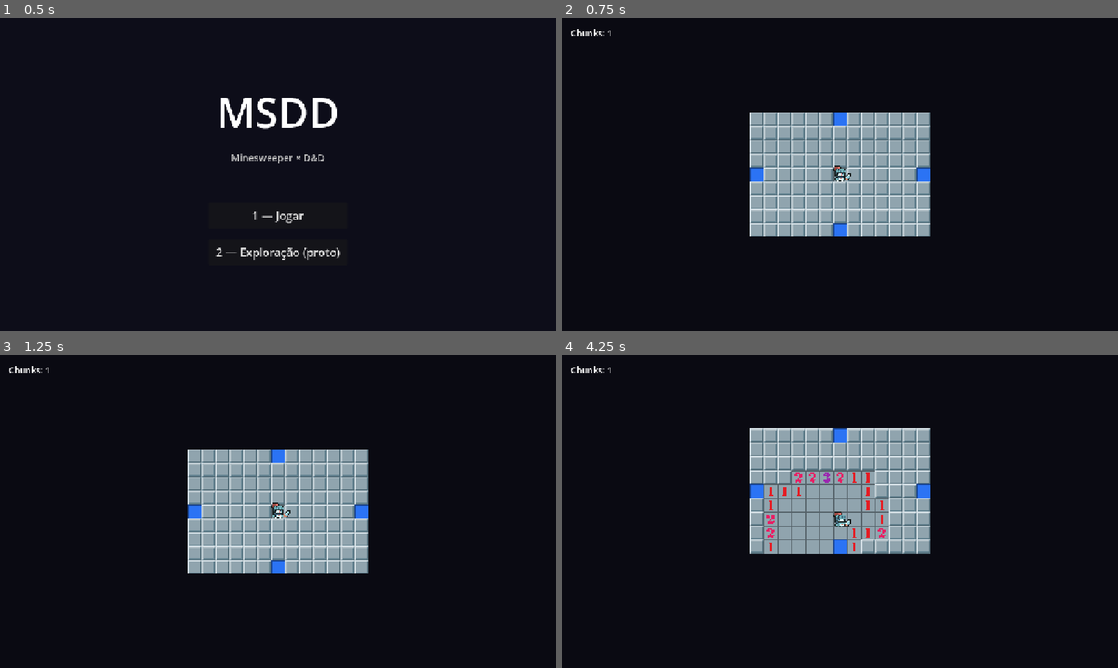
Above: before the commit, frames 1-4 (two rows, left to right).
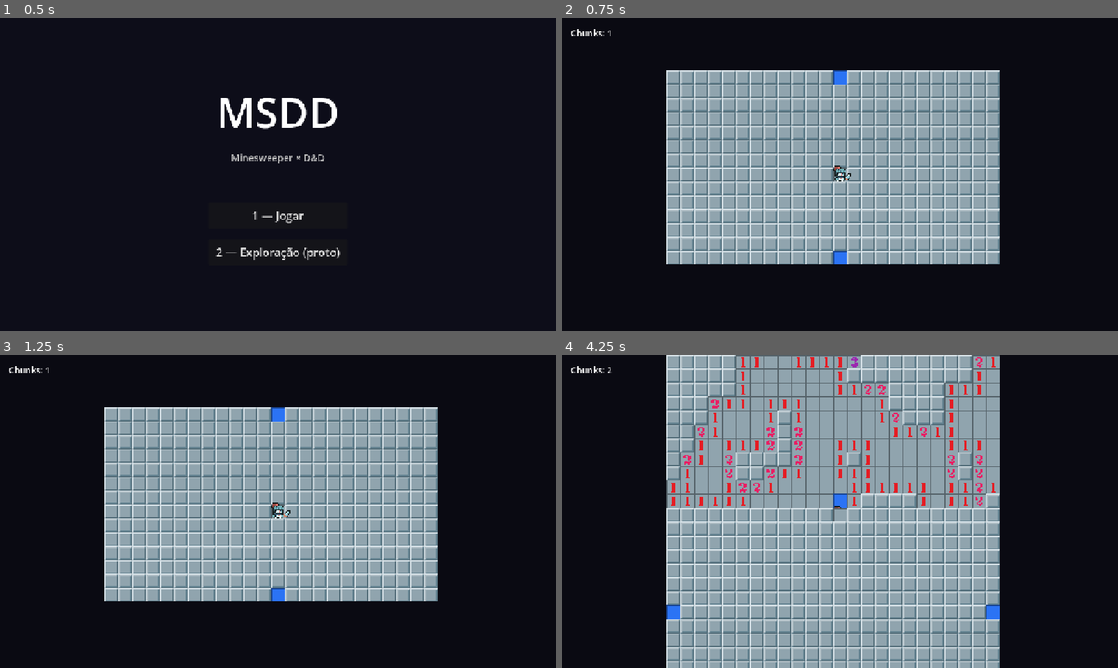
Above: after the commit, the same moments.

Repository: heliosalesjr/MSDD
Game: Godot game, scene res://menu.tscn
Same seed, same stepped clock (60 frames per second), same inputs: the game is played once before the commit and once after it.
Inputs (mouse positions are in pixels of both pictures, inside the frame that each line leads up to):
- Up to frame 1 (0.5 s): no input
- Up to frame 2 (0.75 s): click "2 — Exploração (proto)" at 0.5 s
- Up to frame 3 (1.25 s): no input
- Up to frame 4 (4.25 s): tap Enter at 1.25, 2.85 s; move the mouse to (962, 495) at 1.27 s; tap R at 1.35 s; click (962, 495) at 1.42 s; tap Space at 2 s; move the mouse to (728, 527) at 2.02 s; tap 1 at 2.1 s; click (728, 527) at 2.17 s; move the mouse to (895, 442) at 2.77 s; click (895, 442) at 2.92 s; move the mouse to (812, 574) at 3.52 s; tap Keypad Enter at 3.6 s; click (812, 574) at 3.67 s

Frame 1 is identical in both runs. In frame 2, 25% of the frame differs, in the area x 18-79%, y 16-79%; in frame 3, 25%; in frame 4, 53%, in the area x 8-79%, y 0-100%.

Commit message:
bug fixes

Diff:
--- a/msdd/explore.gd
+++ b/msdd/explore.gd
@@ -1,23 +1,31 @@
 extends Node2D
 
-const CHUNK_W := 13
-const CHUNK_H := 9
+const CHUNK_W := 24
+const CHUNK_H := 14
 const TILE_SIZE := 16
 const SCALE_FACTOR := 2
 const CELL_PX := TILE_SIZE * SCALE_FACTOR
-const CHUNK_BOMBS := 12
+const CHUNK_BOMBS := 35
 const KNIGHT_SCALE := 2
 
 const PORTAL_COLOR := Color(0.3, 0.7, 1.4)
+
+const AXIS_VERTICAL := 0    # portais N/S
+const AXIS_HORIZONTAL := 1  # portais E/W
+
+const NO_CHUNK := Vector2i(2147483647, 2147483647)
 
 const KnightScene := preload("res://knight.tscn")
 
 var world_tiles: Dictionary = {}         # Vector2i (world tile) -> Tile
 var chunks_spawned: Dictionary = {}      # Vector2i (chunk coord) -> true
+var chunk_orientation: Dictionary = {}   # Vector2i (chunk coord) -> AXIS_*
+var chunk_entry: Dictionary = {}         # Vector2i (chunk coord) -> Vector2i (world tile)
 var portals_by_pos: Dictionary = {}      # Vector2i (world tile) -> true
 
 var knight: CharacterBody2D
 var game_over: bool = false
+var first_click_done: bool = false
 
 var world_root: Node2D
 var background: ColorRect
@@ -136,38 +144,53 @@
 	knight.set_tile(center)
 	knight.reached_target.connect(_on_knight_reached)
 
-	# Reveal center tile so BFS has a starting point that's revealed
 	var t: Tile = world_tiles[center]
 	if not t.is_bomb and t.state != Tile.State.REVEALED:
 		t.reveal()
 
-	# Camera attached to knight
 	var cam := Camera2D.new()
 	cam.position_smoothing_enabled = true
 	cam.position_smoothing_speed = 5.0
 	cam.make_current()
 	knight.add_child(cam)
 
-func _spawn_chunk(chunk_coord: Vector2i) -> void:
+func _spawn_chunk(chunk_coord: Vector2i, entry_from: Vector2i = NO_CHUNK) -> void:
 	if chunks_spawned.has(chunk_coord):
 		return
 	chunks_spawned[chunk_coord] = true
 
 	var origin: Vector2i = chunk_coord * Vector2i(CHUNK_W, CHUNK_H)
 
-	var portal_locals: Array[Vector2i] = [
-		Vector2i(CHUNK_W / 2, 0),
-		Vector2i(CHUNK_W / 2, CHUNK_H - 1),
-		Vector2i(0, CHUNK_H / 2),
-		Vector2i(CHUNK_W - 1, CHUNK_H / 2),
-	]
+	var axis: int = AXIS_VERTICAL if (randi() % 2) == 0 else AXIS_HORIZONTAL
+	chunk_orientation[chunk_coord] = axis
+
+	var portal_locals: Array[Vector2i] = []
+	if axis == AXIS_VERTICAL:
+		portal_locals = [
+			Vector2i(CHUNK_W / 2, 0),
+			Vector2i(CHUNK_W / 2, CHUNK_H - 1),
+		]
+	else:
+		portal_locals = [
+			Vector2i(0, CHUNK_H / 2),
+			Vector2i(CHUNK_W - 1, CHUNK_H / 2),
+		]
+
 	var portal_worlds: Array[Vector2i] = []
 	for pl in portal_locals:
 		portal_worlds.append(origin + pl)
 
-	var center_world: Vector2i = origin + Vector2i(CHUNK_W / 2, CHUNK_H / 2)
-
-	# Safe positions: portals + neighbors, and center + neighbors
+	# Entry tile — where player lands when arriving in this chunk
+	var entry_world: Vector2i
+	if entry_from == NO_CHUNK:
+		entry_world = origin + Vector2i(CHUNK_W / 2, CHUNK_H / 2)
+	else:
+		var from_chunk_coord: Vector2i = _world_to_chunk(entry_from)
+		var direction: Vector2i = chunk_coord - from_chunk_coord
+		entry_world = entry_from + direction
+	chunk_entry[chunk_coord] = entry_world
+
+	# Safe zone: 3x3 around each portal + 3x3 around entry
 	var safe_set := {}
 	for pw in portal_worlds:
 		for dy in [-1, 0, 1]:
@@ -175,9 +198,9 @@
 				safe_set[pw + Vector2i(dx, dy)] = true
 	for dy in [-1, 0, 1]:
 		for dx in [-1, 0, 1]:
-			safe_set[center_world + Vector2i(dx, dy)] = true
-
-	# Create tiles for this chunk
+			safe_set[entry_world + Vector2i(dx, dy)] = true
+
+	# Create tiles
 	for local_y in CHUNK_H:
 		for local_x in CHUNK_W:
 			var wp: Vector2i = origin + Vector2i(local_x, local_y)
@@ -188,7 +211,7 @@
 			world_root.add_child(t)
 			world_tiles[wp] = t
 
-	# Place bombs on non-safe cells
+	# Place bombs (candidates = non-safe tiles in this chunk)
 	var candidates: Array[Vector2i] = []
 	for local_y in CHUNK_H:
 		for local_x in CHUNK_W:
@@ -200,7 +223,7 @@
 	for i in count:
 		world_tiles[candidates[i]].is_bomb = true
 
-	# Mark portals + pre-reveal + tint blue
+	# Portals: pre-revealed, blue tint via hint shader
 	for pw in portal_worlds:
 		portals_by_pos[pw] = true
 		var t: Tile = world_tiles[pw]
@@ -209,7 +232,12 @@
 		t.hint_color = PORTAL_COLOR
 		t.reveal()
 
-	# Recompute adjacencies in 3x3 chunks around this one (bombs might cross boundaries)
+	# Entry tile: always safe + revealed (may or may not be a portal)
+	var entry_tile: Tile = world_tiles[entry_world]
+	entry_tile.is_bomb = false
+	if entry_tile.state != Tile.State.REVEALED:
+		entry_tile.reveal()
+
 	_recompute_adjacencies_around(chunk_coord)
 
 	if status_label:
@@ -274,11 +302,58 @@
 	var t: Tile = world_tiles[tp]
 	if t.state == Tile.State.FLAGGED or t.state == Tile.State.REVEALED:
 		return
+	if not first_click_done:
+		first_click_done = true
+		_ensure_safe_first_click(tp)
 	if t.is_bomb:
 		_lose(t)
 		return
 	_flood_reveal(tp)
 	_check_and_walk()
+
+func _ensure_safe_first_click(tp: Vector2i) -> void:
+	# Move any bombs at tp + 8 neighbors to safe destinations elsewhere.
+	var to_move: Array[Vector2i] = []
+	for dy in [-1, 0, 1]:
+		for dx in [-1, 0, 1]:
+			var np: Vector2i = tp + Vector2i(dx, dy)
+			if world_tiles.has(np) and world_tiles[np].is_bomb:
+				to_move.append(np)
+	if to_move.is_empty():
+		return
+
+	# Candidate destinations: non-bomb, not adjacent to tp, not a portal
+	var destinations: Array[Vector2i] = []
+	for wp in world_tiles.keys():
+		var wt: Tile = world_tiles[wp]
+		if wt.is_bomb:
+			continue
+		if portals_by_pos.has(wp):
+			continue
+		var d: Vector2i = wp - tp
+		if maxi(absi(d.x), absi(d.y)) <= 1:
+			continue
+		destinations.append(wp)
+	destinations.shuffle()
+
+	var moved := 0
+	for src in to_move:
+		if moved >= destinations.size():
+			break
+		world_tiles[src].is_bomb = false
+		world_tiles[destinations[moved]].is_bomb = true
+		moved += 1
+
+	# Recompute adjacencies for all tiles (bombs moved, counts may shift anywhere)
+	for wp in world_tiles.keys():
+		var wt: Tile = world_tiles[wp]
+		if wt.is_bomb:
+			continue
+		var new_count: int = _count_bombs_around(wp)
+		if new_count != wt.adjacent_bombs:
+			wt.adjacent_bombs = new_count
+			if wt.state == Tile.State.REVEALED:
+				wt._update_visual()
 
 func _flood_reveal(start: Vector2i) -> void:
 	var queue: Array[Vector2i] = [start]
@@ -343,9 +418,16 @@
 		return
 	if not portals_by_pos.has(tile_pos):
 		return
-	_try_spawn_adjacent_chunk(tile_pos)
-
-func _try_spawn_adjacent_chunk(portal_world_pos: Vector2i) -> void:
+	var new_chunk: Vector2i = _try_spawn_adjacent_chunk(tile_pos)
+	if new_chunk == NO_CHUNK:
+		return
+	# Auto-walk 1 tile into new chunk (to entry tile)
+	var entry: Vector2i = chunk_entry[new_chunk]
+	if entry != tile_pos:
+		var step_path: Array[Vector2i] = [knight.tile_pos, entry]
+		knight.walk_along_path(step_path)
+
+func _try_spawn_adjacent_chunk(portal_world_pos: Vector2i) -> Vector2i:
 	var chunk_coord: Vector2i = _world_to_chunk(portal_world_pos)
 	var origin: Vector2i = chunk_coord * Vector2i(CHUNK_W, CHUNK_H)
 	var local: Vector2i = portal_world_pos - origin
@@ -359,10 +441,11 @@
 	elif local.x == CHUNK_W - 1:
 		adjacent = chunk_coord + Vector2i(1, 0)
 	else:
-		return
+		return NO_CHUNK
 	if chunks_spawned.has(adjacent):
-		return
-	_spawn_chunk(adjacent)
+		return NO_CHUNK
+	_spawn_chunk(adjacent, portal_world_pos)
+	return adjacent
 
 func _world_to_chunk(wp: Vector2i) -> Vector2i:
 	return Vector2i(floori(float(wp.x) / CHUNK_W), floori(float(wp.y) / CHUNK_H))
@@ -370,7 +453,6 @@
 func _lose(exploded_tile: Tile) -> void:
 	game_over = true
 	exploded_tile.show_as_exploded()
-	# Reveal all bombs across all spawned chunks
 	for wp in world_tiles.keys():
 		var t: Tile = world_tiles[wp]
 		if t == exploded_tile:
